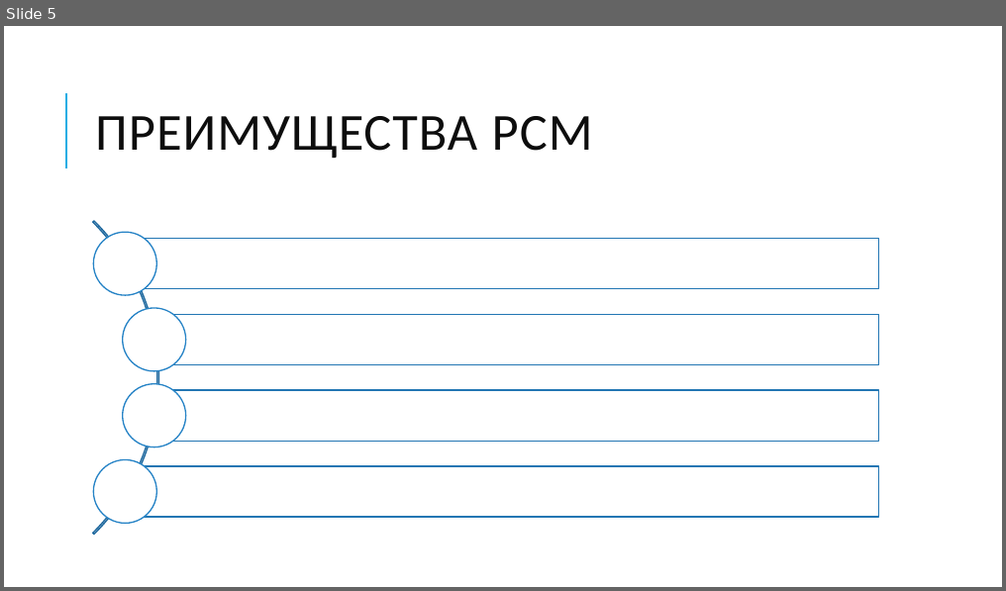
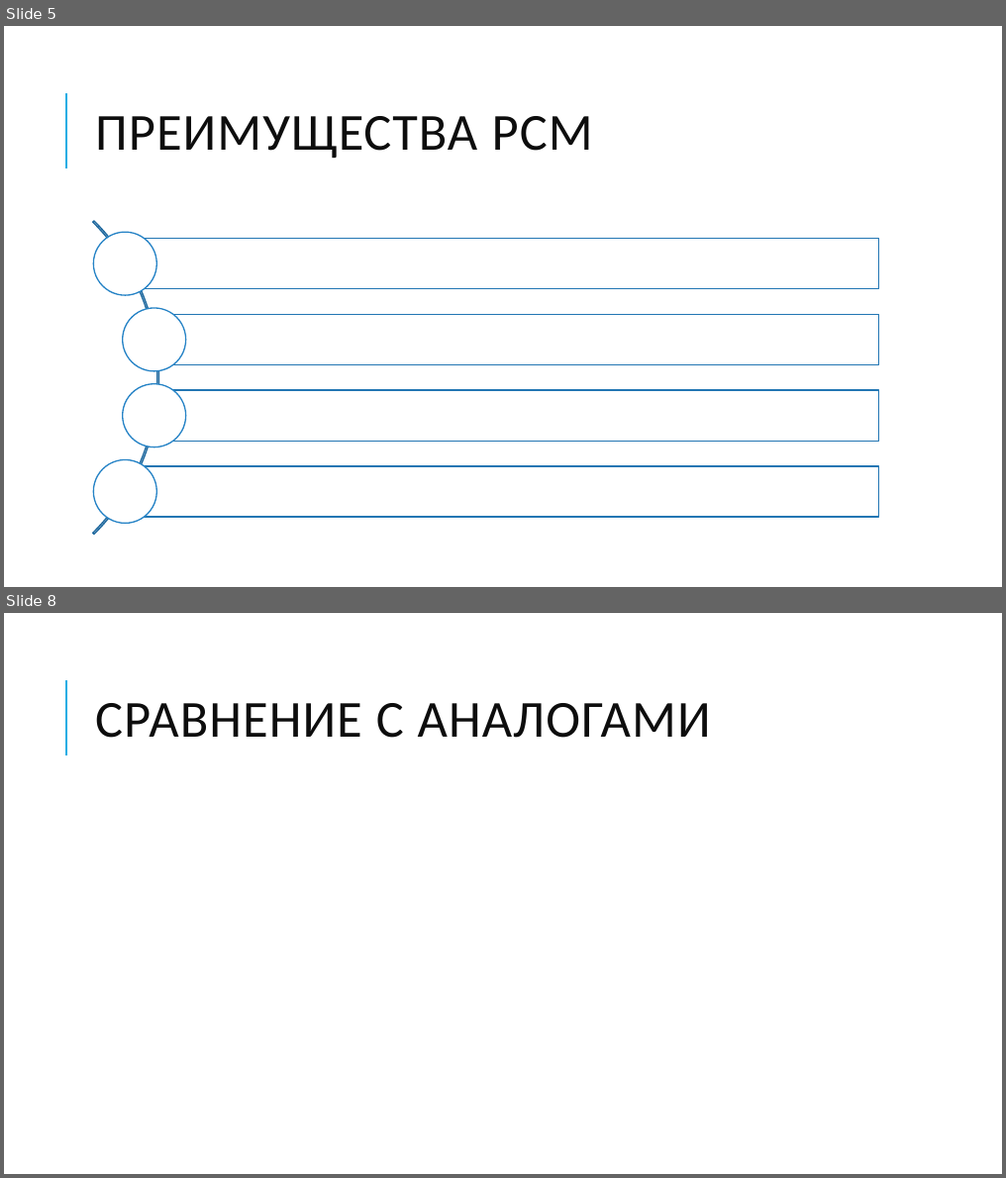
Before and after one commit to pmswga/PCM, a slide deck: other/PGenerator.pptx. Shown one above the other, each under a label of ours: slide 5 before the commit, slides 5 and 8 after it; the slides between them are not shown. The pictures are 1006x591 and 1006x1178 pixels, drawn with LibreOffice and Linux fonts; fonts in the diff are those of the drawing. Boxes give left, top, right and bottom in pixels: in the first picture for what was removed or moved away, otherwise in the second. Text is boxed around its words. In the diff, an @@ line names an element or a change of style, - is before the commit and + after.

```diff
--- a/other/PGenerator.pptx
+++ b/other/PGenerator.pptx
@@ slide 8 added at <box>4,613,1002,1174</box>, background #FFFFFF; not listed: 1 template element that a slide beside it also shows @@
@@ title added at <box>95,703,711,738</box>, 50 pt, text #0D0D0D @@
+СРАВНЕНИЕ С АНАЛОГАМИ
```
Also in this commit, not shown: 4 slides changed, 2 other slides added, 1 slide removed, 24 other files.
